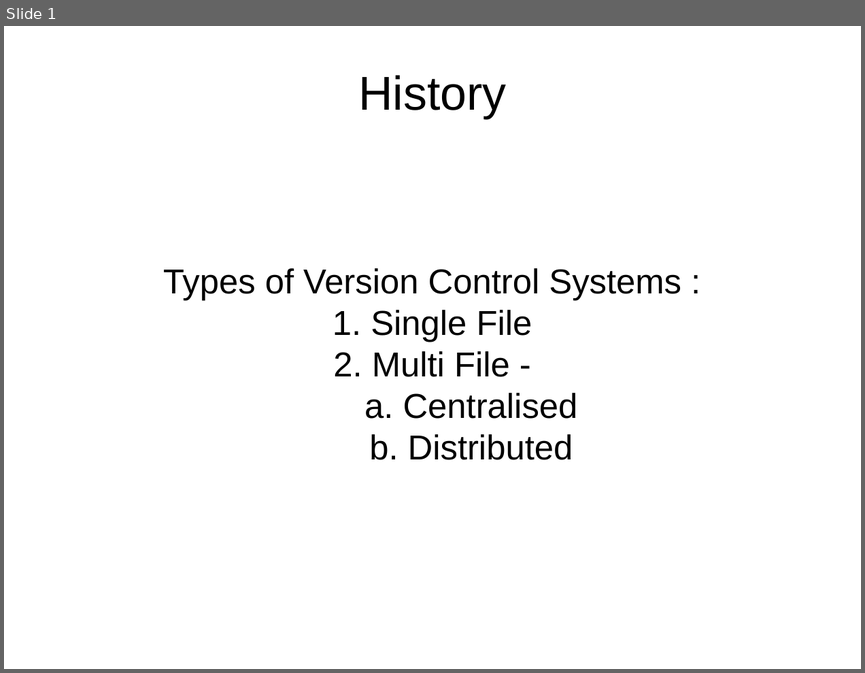
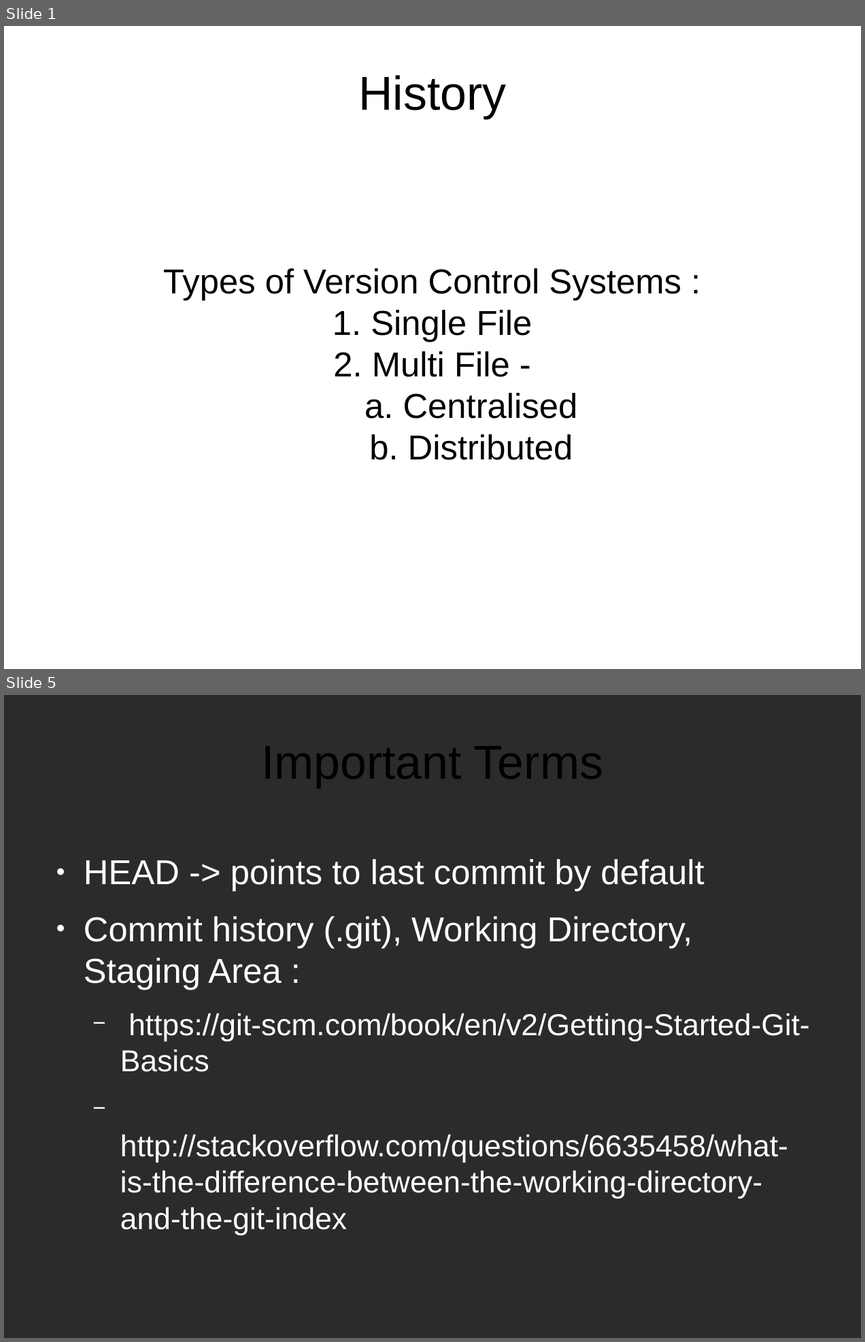
Before and after one commit to tanmayrajani/Internship_PreWork, a slide deck: Git/Git_Notes.odp. Shown one above the other, each under a label of ours: slide 1 before the commit, slides 1 and 5 after it; the slides between them are not shown. The pictures are 865x673 and 865x1342 pixels, drawn with LibreOffice and Linux fonts; fonts in the diff are those of the drawing; background and template pictures are left out; a plain dark background stands for a picture behind light text. Boxes give left, top, right and bottom in pixels: in the first picture for what was removed or moved away, otherwise in the second. Text is boxed around its words. In the diff, an @@ line names an element or a change of style, - is before the commit and + after.

```diff
--- a/Git/Git_Notes.odp
+++ b/Git/Git_Notes.odp
@@ slide 5 added at [4, 695, 861, 1338], background picture (left out) @@
@@ title added at [261, 746, 603, 788], 44 pt, text #000000 @@
+Important Terms
@@ text added at [84, 859, 809, 1235], 28 pt, text #FFFFFF @@
+● HEAD -> points to last commit by default
+● Commit history (.git), Working Directory, Staging Area :
+  − https://git-scm.com/book/en/v2/Getting-Started-Git-Basics
+  − http://stackoverflow.com/questions/6635458/what-is-the-difference-between-the-working-directory-and-the-git-index
```
Also in this commit, not shown: 5 other slides added.
